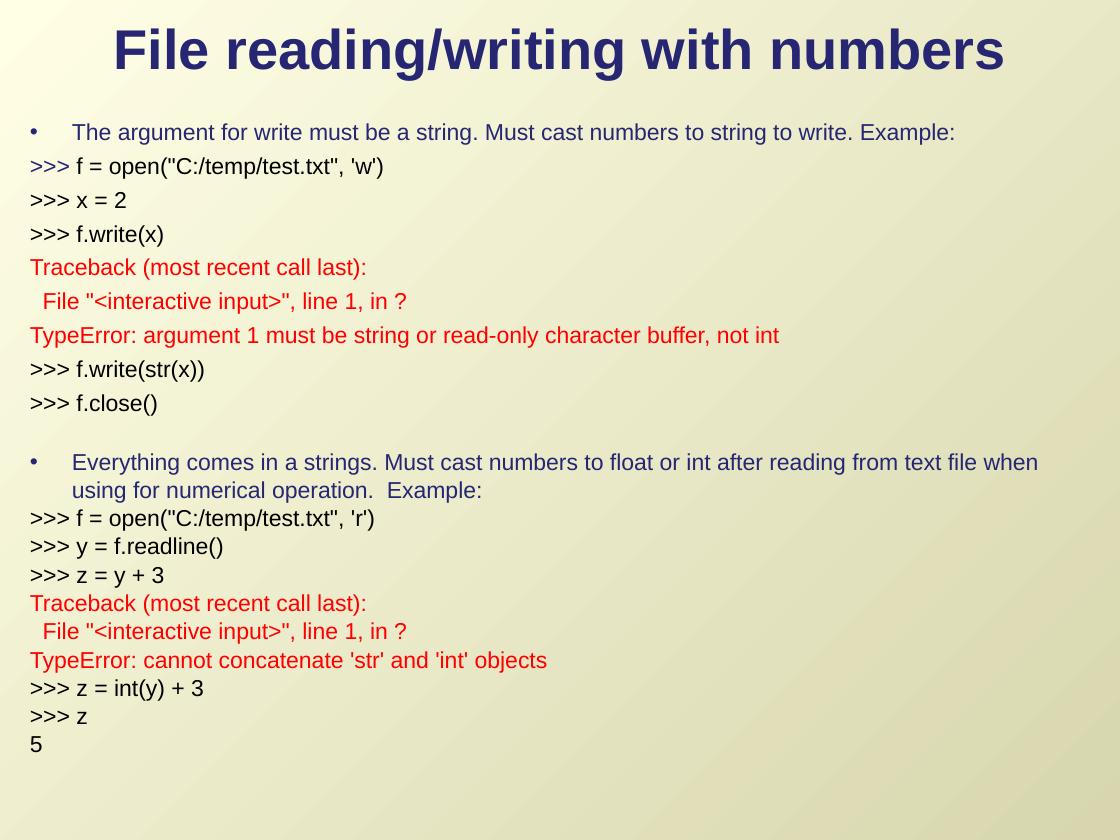
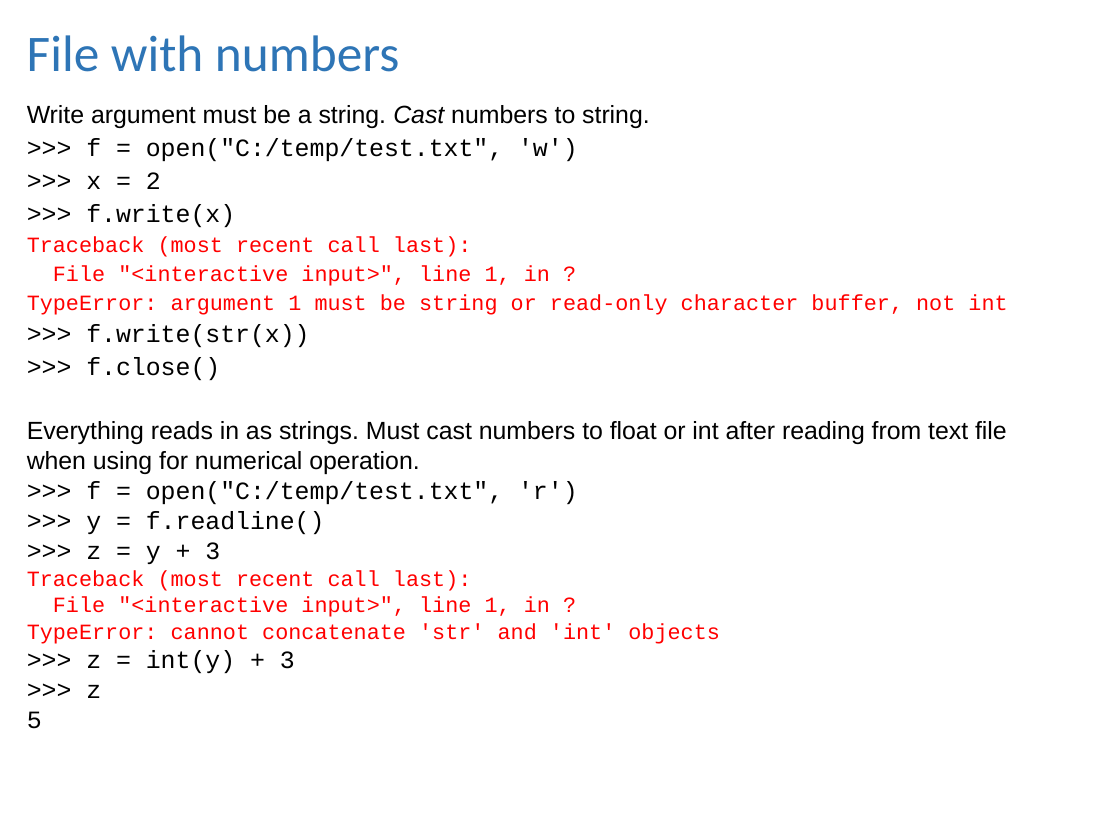
Before and after one commit to lgtateos/gis540, a slide deck: slide 17 of slides/fileIO.ppt (slide 16 before the commit). Drawn at 1120x840 pixels with LibreOffice and Linux fonts; fonts in the diff are those of the drawing. Boxes give left, top, right and bottom in pixels: in the first picture for what was removed or moved away, otherwise in the second. Text is boxed around its words. In the diff, an @@ line names an element or a change of style, - is before the commit and + after.

```diff
--- a/slides/fileIO.ppt
+++ b/slides/fileIO.ppt
@@ background gradient #FFFFE6 to #D7D6AE to #FFFFFF @@
@@ title at (27,35,399,72): text changed; size 36 to 33 pt; font Arial to Calibri; text colour #262673 to #2E75B6; bold off @@
-File reading/writing with numbers
+File with numbers
@@ text "Write argument must be a ...": place and size @@
-text "Write argument must be a ..." at (30,123,1039,753)
+text "Write argument must be a ..." at (27,105,1007,729)
@@ text at (27,105,650,128): text changed; size 14.8 to 16 pt; text colour #262673 to #000000 @@
-• The argument for write must be a string. Must cast numbers to string to write. Example:
+Write argument must be a string. Cast numbers to string.
@@ text at (27,138,1007,729): size 14.8 to 16 pt in ">>> f = open("C:/temp/test.txt", 'w')", ">>> x = 2", ">>> f.write(x)", ">>> f.write(str(x))" and 7 more places; font Arial to Courier New in ">>> f = open("C:/temp/test.txt", 'w')", ">>> x = 2", ">>> f.write(x)", "Traceback (most recent call last):" and 13 more places; text colour #262673 to #000000 in ">>>"; size 14.8 to 14 pt in "Traceback (most recent call last):", "File "<interactive input>", line 1, in ?", "TypeError: argument 1 must be string or ...", "Traceback (most recent call last):" and 2 more places; indent changed; line spacing 1 to 0.9 @@
@@ text at (27,421,1007,474): text changed; size 14.8 to 16 pt; text colour #262673 to #000000 @@
-• Everything comes in a strings. Must cast numbers to float or int after reading from text file when using for numerical operation. Example:
+Everything reads in as strings. Must cast numbers to float or int after reading from text file when using for numerical operation.
```
Also in this commit, not shown: 23 other slides changed, 13 slides added, 3 slides removed.
